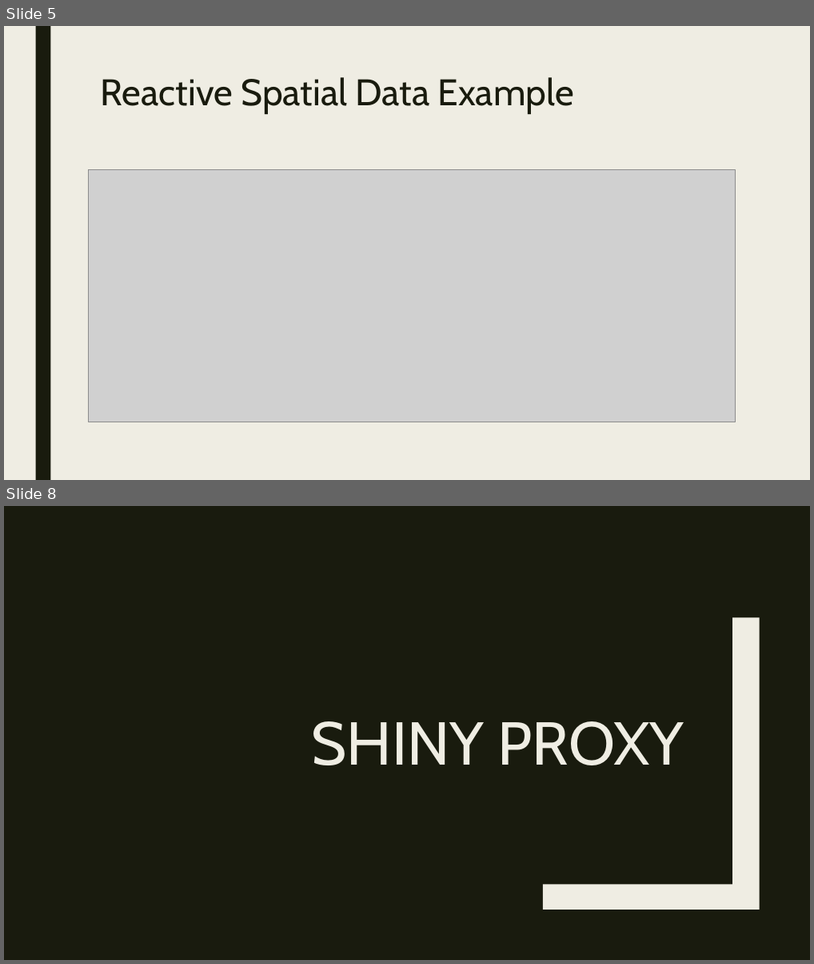
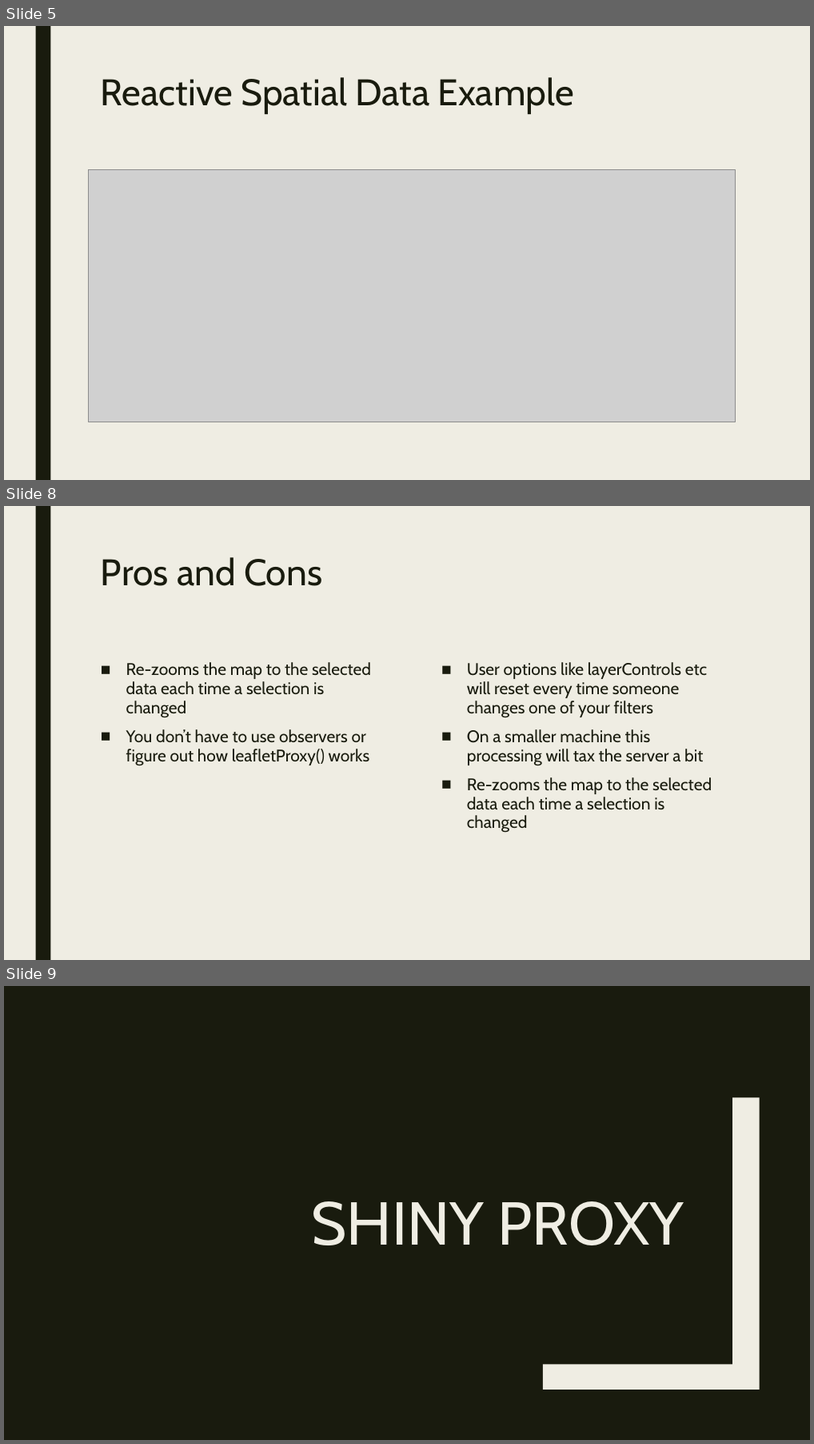
Before and after one commit to RforOperations2018/Class_10-Leaflet-Shiny, a slide deck: Class 10.pptx. Shown one above the other, each under a label of ours: slides 5 and 8 before the commit, slides 5, 8 and 9 after it; the slides between them are not shown. The pictures are 814x964 and 814x1444 pixels, drawn with LibreOffice and Linux fonts; fonts in the diff are those of the drawing; grey boxes stand for pictures. Boxes give left, top, right and bottom in pixels: in the first picture for what was removed or moved away, otherwise in the second. Text is boxed around its words. In the diff, an @@ line names an element or a change of style, - is before the commit and + after.

```diff
--- a/Class 10.pptx
+++ b/Class 10.pptx
@@ slide 8 added at (4, 506, 810, 960), background #EFEDE3; not listed: 1 template element that a slide beside it also shows @@
@@ title added at (101, 557, 322, 586), 44 pt, text #191B0E @@
+Pros and Cons
@@ text added at (126, 662, 371, 766), 20 pt, text #191B0E @@
+■ Re-zooms the map to the selected data each time a selection is changed
+■ You don’t have to use observers or figure out how leafletProxy() works
@@ text added at (467, 662, 712, 832), 20 pt, text #191B0E @@
+■ User options like layerControls etc will reset every time someone changes one of your filters
+■ On a smaller machine this processing will tax the server a bit
+■ Re-zooms the map to the selected data each time a selection is changed
@@ what was slide 8 is now slide 9 @@
```
Also in this commit, not shown: 3 slides changed, 7 other slides added, 4 slides removed, 1 other file.
